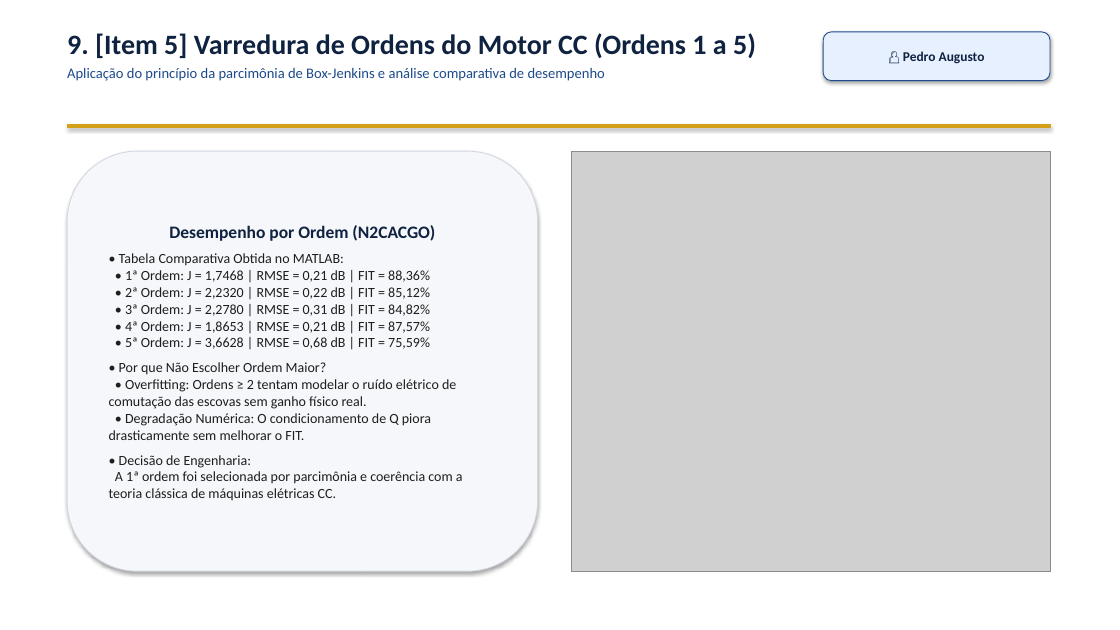
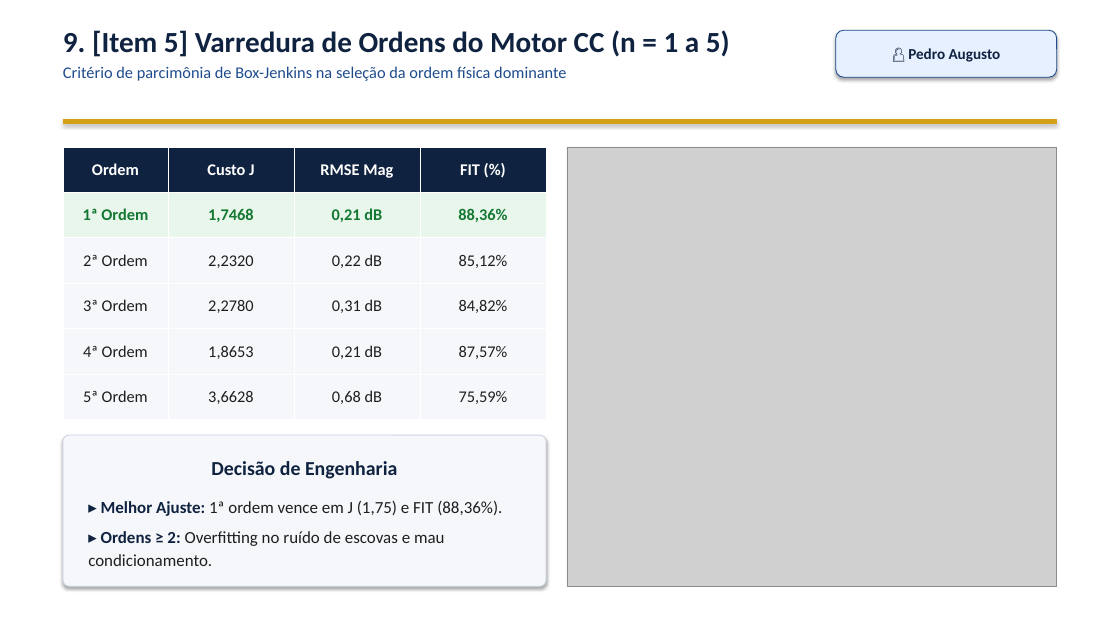
Before and after one commit to VPariz/masd-identificacao-n2cacgo, a slide deck: slide 10 of apresentacao/apresentacao_MASD_N2CACGO_IME.pptx. Drawn at 1120x630 pixels with LibreOffice and Linux fonts; fonts in the diff are those of the drawing; grey boxes stand for pictures. Boxes give left, top, right and bottom in pixels: in the first picture for what was removed or moved away, otherwise in the second. Text is boxed around its words. In the diff, an @@ line names an element or a change of style, - is before the commit and + after.

Commit message:
Improve slide readability, enlarge fonts, fix Simulink diagram, and add code validations to Pariz block

```diff
--- a/apresentacao/apresentacao_MASD_N2CACGO_IME.pptx
+++ b/apresentacao/apresentacao_MASD_N2CACGO_IME.pptx
@@ text at box(63, 30, 730, 81): text changed; size 12.5 to 14 pt @@
-9. [Item 5] Varredura de Ordens do Motor CC (Ordens 1 a 5)
-Aplicação do princípio da parcimônia de Box-Jenkins e análise comparativa de desempenho
+9. [Item 5] Varredura de Ordens do Motor CC (n = 1 a 5)
+Critério de parcimônia de Box-Jenkins na seleção da ordem física dominante
@@ rounded rectangle "👤 Pedro Augusto": place and size @@
-rounded rectangle "👤 Pedro Augusto" at box(823, 32, 1050, 81)
+rounded rectangle "👤 Pedro Augusto" at box(836, 30, 1057, 77)
@@ rounded rectangle "👤 Pedro Augusto" at box(836, 30, 1057, 77): size 11.5 to 13 pt @@
@@ rectangle: place and size @@
-rectangle at box(67, 124, 1050, 128)
+rectangle at box(63, 119, 1057, 123)
@@ table added at box(63, 147, 546, 420), 6 rows, 4 columns @@
+Ordem | Custo J | RMSE Mag | FIT (%)
+1ª Ordem | 1,7468 | 0,21 dB | 88,36%
+2ª Ordem | 2,2320 | 0,22 dB | 85,12%
+3ª Ordem | 2,2780 | 0,31 dB | 84,82%
+4ª Ordem | 1,8653 | 0,21 dB | 87,57%
+5ª Ordem | 3,6628 | 0,68 dB | 75,59%
@@ picture: place and size @@
-picture at box(571, 151, 1050, 571)
+picture at box(567, 147, 1057, 586)
@@ rounded rectangle removed at box(67, 151, 538, 571) @@
-Desempenho por Ordem (N2CACGO)
-• Tabela Comparativa Obtida no MATLAB:
-• 1ª Ordem: J = 1,7468 | RMSE = 0,21 dB | FIT = 88,36%
-• 2ª Ordem: J = 2,2320 | RMSE = 0,22 dB | FIT = 85,12%
-• 3ª Ordem: J = 2,2780 | RMSE = 0,31 dB | FIT = 84,82%
-• 4ª Ordem: J = 1,8653 | RMSE = 0,21 dB | FIT = 87,57%
-• 5ª Ordem: J = 3,6628 | RMSE = 0,68 dB | FIT = 75,59%
-• Por que Não Escolher Ordem Maior?
-• Overfitting: Ordens ≥ 2 tentam modelar o ruído elétrico de comutação das escovas sem ganho físico real.
-• Degradação Numérica: O condicionamento de Q piora drasticamente sem melhorar o FIT.
-• Decisão de Engenharia:
-A 1ª ordem foi selecionada por parcimônia e coerência com a teoria clássica de máquinas elétricas CC.
@@ rounded rectangle added at box(63, 435, 546, 586), fill #F5F7FA, outline #CDD4E0 0.75 pt, 14.5 pt, text #1E1E1E @@
+Decisão de Engenharia
+▸ Melhor Ajuste: 1ª ordem vence em J (1,75) e FIT (88,36%).
+▸ Ordens ≥ 2: Overfitting no ruído de escovas e mau condicionamento.
```
Also in this commit, not shown: 9 other slides changed, 4 slides added, 4 slides removed, 9 other files.
